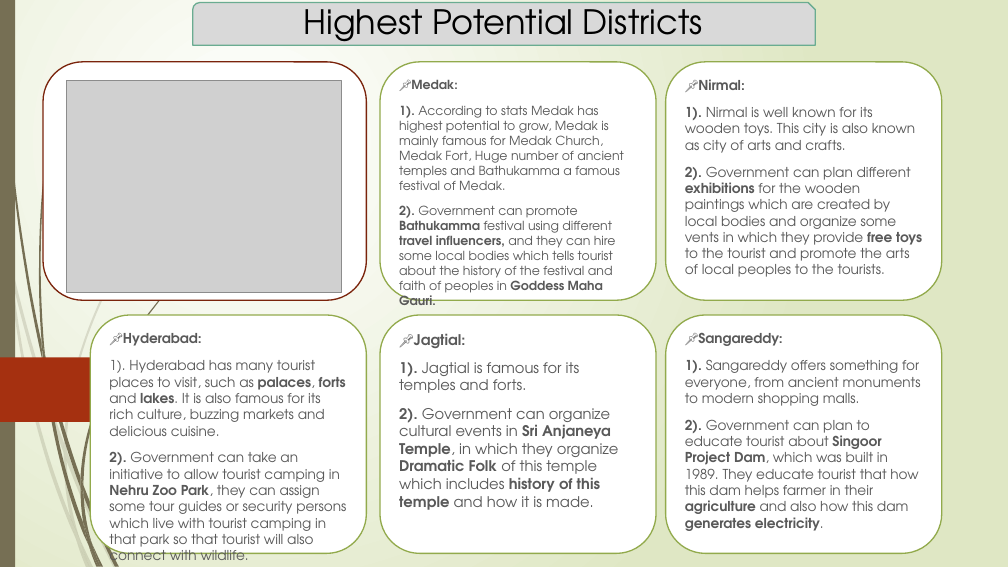
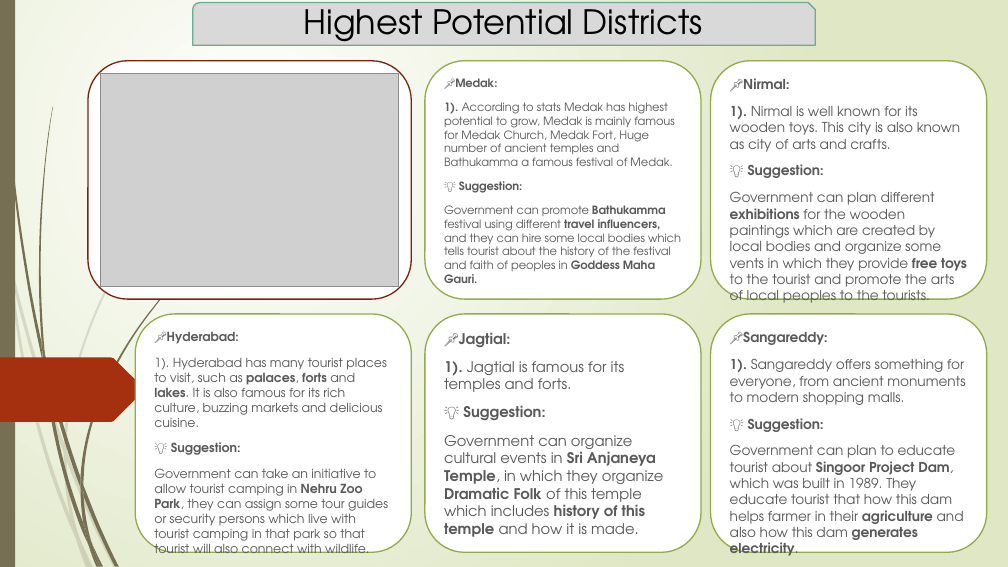
Before and after one commit to Kartik-Lohar/Telangana_Tourism, a slide deck: slide 14 of Tourism Challenge by Codebasics.pptx. Drawn at 1008x567 pixels with LibreOffice and Linux fonts; fonts in the diff are those of the drawing; grey boxes stand for pictures. Boxes give left, top, right and bottom in pixels: in the first picture for what was removed or moved away, otherwise in the second. Text is boxed around its words. In the diff, an @@ line names an element or a change of style, - is before the commit and + after.

Commit message:
Final Presentation

```diff
--- a/Tourism Challenge by Codebasics.pptx
+++ b/Tourism Challenge by Codebasics.pptx
@@ 6 rounded rectangles: place and size @@
-6 rounded rectangles at [43, 62, 941, 554]
+6 rounded rectangles at [88, 60, 987, 552]
@@ picture: place and size @@
-picture at [67, 80, 342, 293]
+picture at [101, 73, 399, 287]
@@ text in rounded rectangle at [444, 78, 675, 166]: size 11.9 to 10.8 pt in "📌Medak:", "1). According to stats Medak has highest ..." @@
@@ text in rounded rectangle at [730, 164, 967, 303]: text changed @@
-2). Government can plan different exhibitions for the wooden paintings which are created by local bodies and organize some vents in which they provide free toys to the tourist and promote the arts of local peoples to the tourists.
+💡 Suggestion:
+Government can plan different exhibitions for the wooden paintings which are created by local bodies and organize some vents in which they provide free toys to the tourist and promote the arts of local peoples to the tourists.
@@ text in rounded rectangle at [444, 181, 681, 283]: text changed; size 11.9 to 10.8 pt @@
-2). Government can promote Bathukamma festival using different travel influencers, and they can hire some local bodies which tells tourist about the history of the festival and faith of peoples in Goddess Maha Gauri.
+💡 Suggestion:
+Government can promote Bathukamma festival using different travel influencers, and they can hire some local bodies which tells tourist about the history of the festival and faith of peoples in Goddess Maha Gauri.
@@ text in rounded rectangle at [154, 331, 387, 427]: size 12.9 to 11.9 pt in "📌Hyderabad:", "1). Hyderabad has many tourist places to ..." @@
@@ text in rounded rectangle at [444, 405, 663, 537]: text changed @@
-2). Government can organize cultural events in Sri Anjaneya Temple, in which they organize Dramatic Folk of this temple which includes history of this temple and how it is made.
+💡 Suggestion:
+Government can organize cultural events in Sri Anjaneya Temple, in which they organize Dramatic Folk of this temple which includes history of this temple and how it is made.
@@ text in rounded rectangle at [730, 418, 964, 556]: text changed @@
-2). Government can plan to educate tourist about Singoor Project Dam, which was built in 1989. They educate tourist that how this dam helps farmer in their agriculture and also how this dam generates electricity.
+💡 Suggestion:
+Government can plan to educate tourist about Singoor Project Dam, which was built in 1989. They educate tourist that how this dam helps farmer in their agriculture and also how this dam generates electricity.
@@ text in rounded rectangle at [154, 442, 388, 553]: text changed; size 12.9 to 11.9 pt @@
-2). Government can take an initiative to allow tourist camping in Nehru Zoo Park, they can assign some tour guides or security persons which live with tourist camping in that park so that tourist will also connect with wildlife.
+💡 Suggestion:
+Government can take an initiative to allow tourist camping in Nehru Zoo Park, they can assign some tour guides or security persons which live with tourist camping in that park so that tourist will also connect with wildlife.
```
Also in this commit, not shown: 14 other slides changed, 1 slide added, 1 other file.
